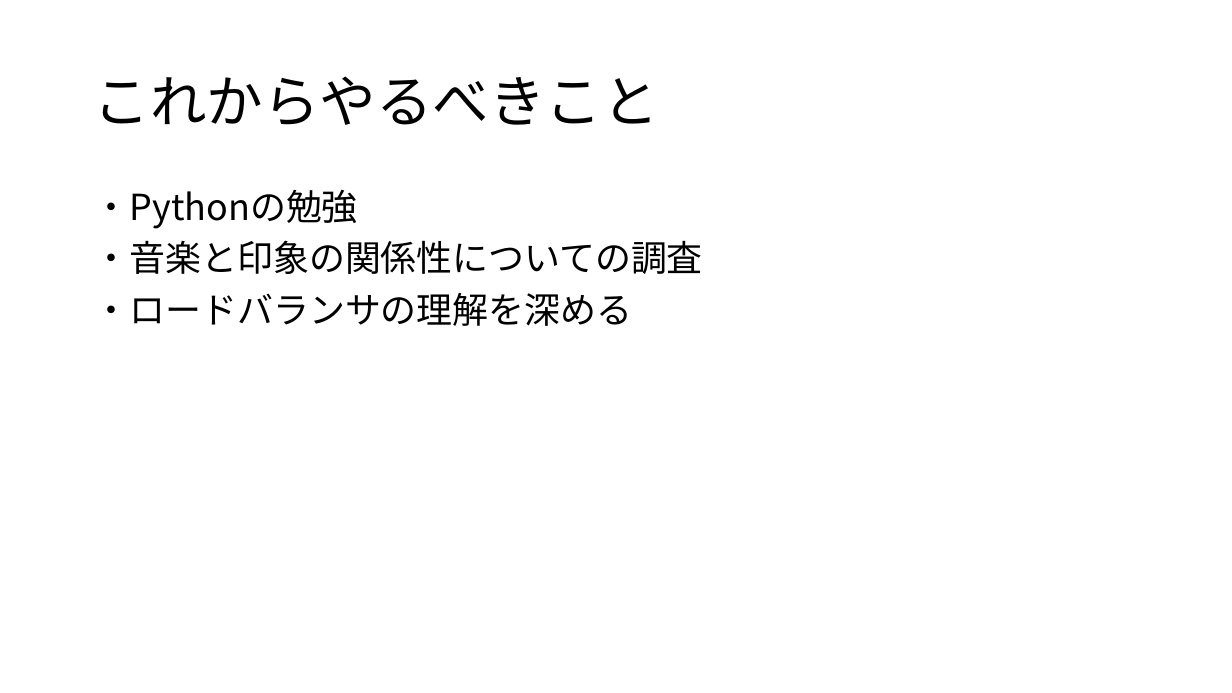
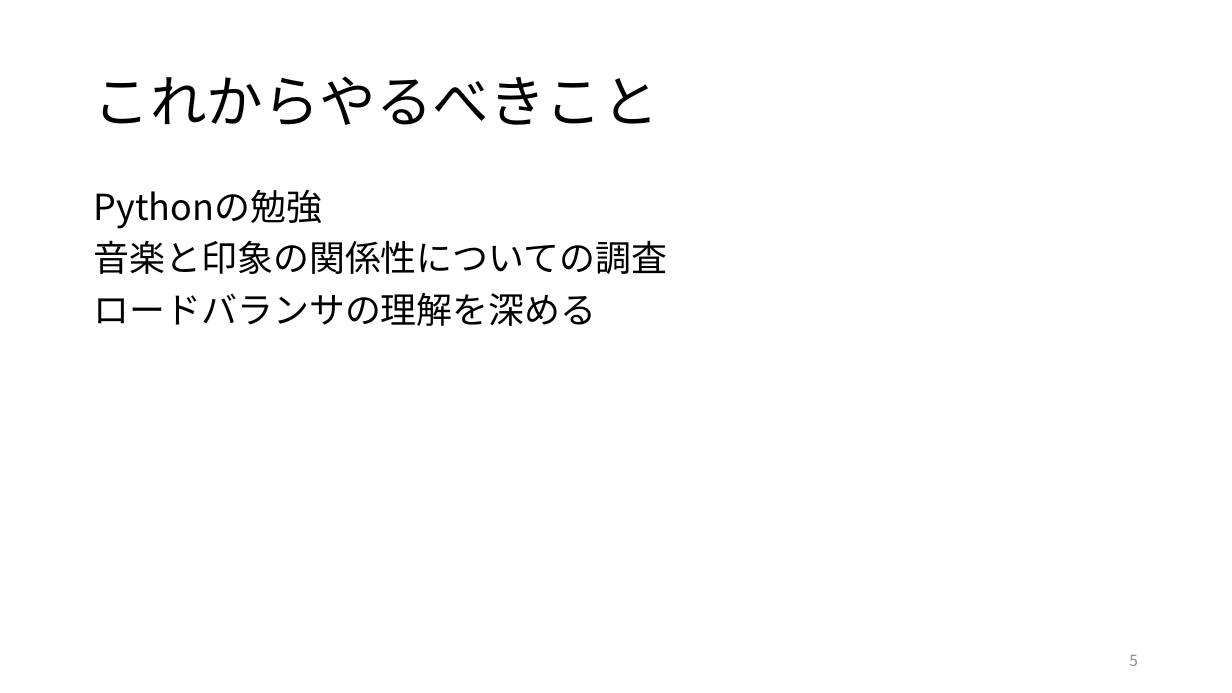
Before and after one commit to kait-takanolab/1821144-yoshii-thesis, a slide deck: slide 5 of 1821144_yoshii_sotsuken.pptx. Drawn at 1232x693 pixels with LibreOffice and Linux fonts; fonts in the diff are those of the drawing. Boxes give left, top, right and bottom in pixels: in the first picture for what was removed or moved away, otherwise in the second. Text is boxed around its words. In the diff, an @@ line names an element or a change of style, - is before the commit and + after.

```diff
--- a/1821144_yoshii_sotsuken.pptx
+++ b/1821144_yoshii_sotsuken.pptx
@@ text at [94, 190, 667, 326]: text changed @@
-・Pythonの勉強
-・音楽と印象の関係性についての調査
-・ロードバランサの理解を深める
+Pythonの勉強
+音楽と印象の関係性についての調査
+ロードバランサの理解を深める
@@ page number added at [1129, 655, 1138, 666], 12 pt, text #8C8C8C @@
+5
```
Also in this commit, not shown: 4 other slides changed.
